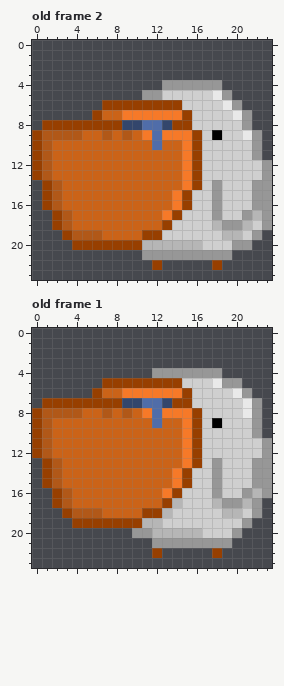
Pixel-art file: Assets/sprites/pelican.aseprite. Above, as it was before the edit.
24x24 pixels, 2 frames. Shown: old frame 2, old frame 1.
Once edited:
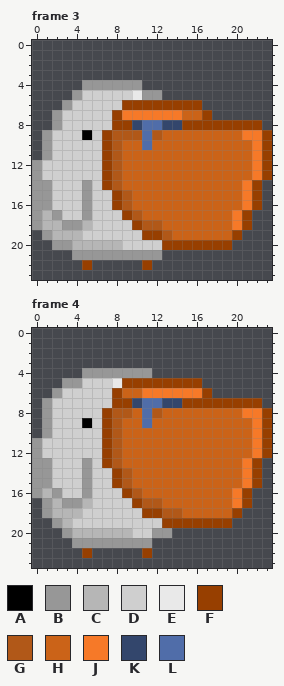
Palette (. is transparent): A #000000  B #979797  C #b6b6b6  D #cfcfcf  E #e9e9e9  F #973f00  G #b15818  H #cb6318  J #f67928  K #33466c  L #506da9
A new or re-ordered frame is compared with the old frame closest to it.
From the commit log: fico popravi pelikana ubicu te v2
From old to new:
frames 2 -> 4
Changed rows in their new state; - is an unchanged pixel.
Frame 3 is new; against old frame 2:
first column x 0:
 4 -----BBBBBB--......-----
 5 ----BDDDDDE--.......----
 6 ---BDDDDD------FF....---
 7 --BDDDDDF------HHF....--
 8 -.BDDDDD-F----K-FFFFFFF-
 9 .BDDDADFG-GLGHHHHHHHHJJF
10 .BDDDDDFG--LH--HHHHHHHJF
11 .BDDDDDFG------HHHHHHHJF
12 BDDDDDDFG------HHHHHHHJF
13 BDDDDDDFG------HHHHHHHJF
14 BBDDDBDFG------HHHHHHJF.
15 BBDDDBDDFG----HHHHHHHJF.
16 BBDDDBDDFG----HHHHHHHJF.
17 BCBDDBDDDFG--HHHHHHHJF..
18 BCCBBCDDDDFGGHHHHHHHJF..
19 -BCCCDDDDDD--GHHHHHHF..-
20 --BBCCCCCDDDDFFFFFFF..--
21 ----BBBBBBB--.......----
22 -----F-----F.-----.-----
Frame 4 is new; against old frame 1:
first column x 0:
 4 -----BBBBBBB.......-----
 5 ---BBDDDE------FF....---
 6 --BDDDDDFHH----JJF....--
 7 -BDDDDDD-F----K-FFFFFFF-
 8 .BDDDDDFG--LGHHHHHHHHJJF
 9 .BDDDADFG--LH--HHHHHHHJF
10 .BDDDDDFG------HHHHHHHJF
11 BDDDDDDFG------HHHHHHHJF
12 BDDDDDDFG------HHHHHHHJF
13 BBDDDBDFG------HHHHHHJF.
14 BBDDDBDDFG----HHHHHHHJF.
15 BBDDDBDDFG----HHHHHHHJF.
16 BCBDDBDDDFG--HHHHHHHJF..
17 -BCBBCDDDDFGGHHHHHHHJF.-
18 -BCCCDDDDDD--GGHHHHHF..-
19 --BCDDDDDDDDDFFFFFFF..--
20 ---BCCCCCCDDBB.......---
21 ----BBBBBBBB........----
22 -----F-----F.-----.-----
Changed places in both pictures, as pixel boxes (x1, y1, x2, y2):
changed: (32, 80, 272, 270)
changed: (32, 368, 272, 558)
